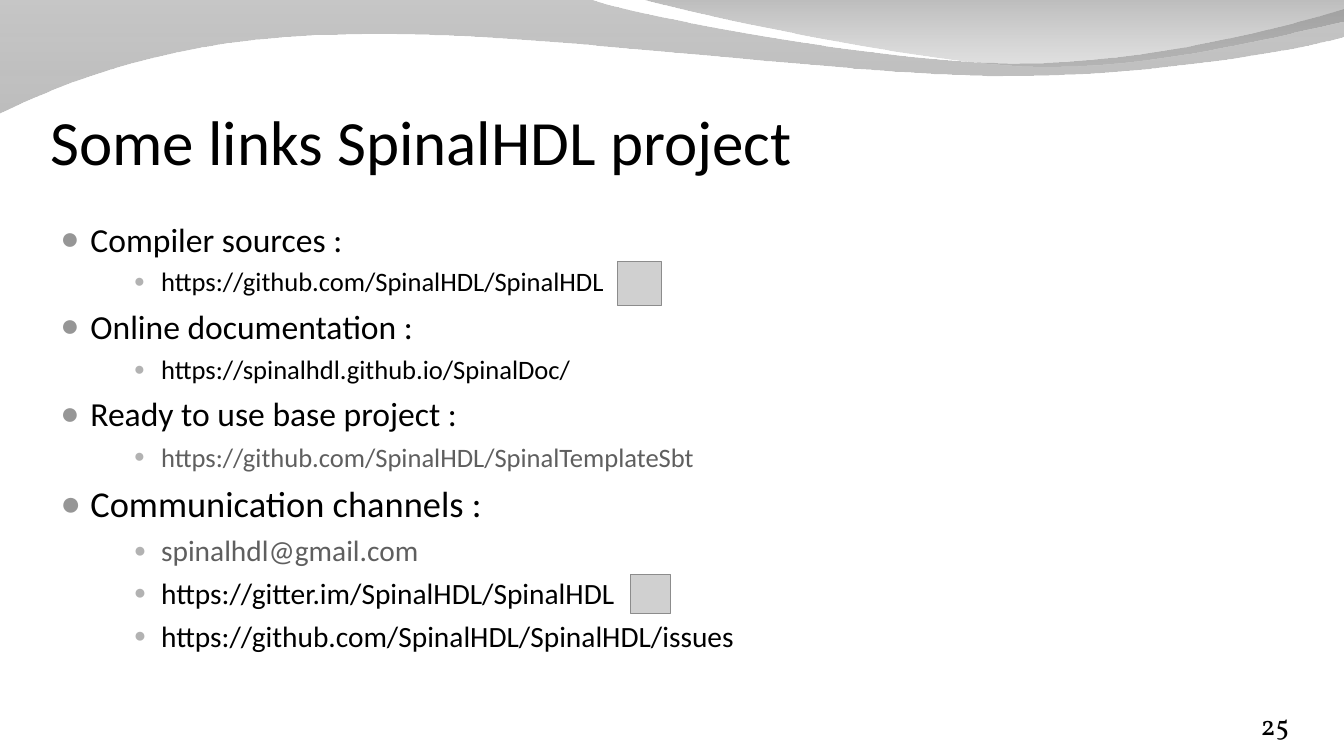
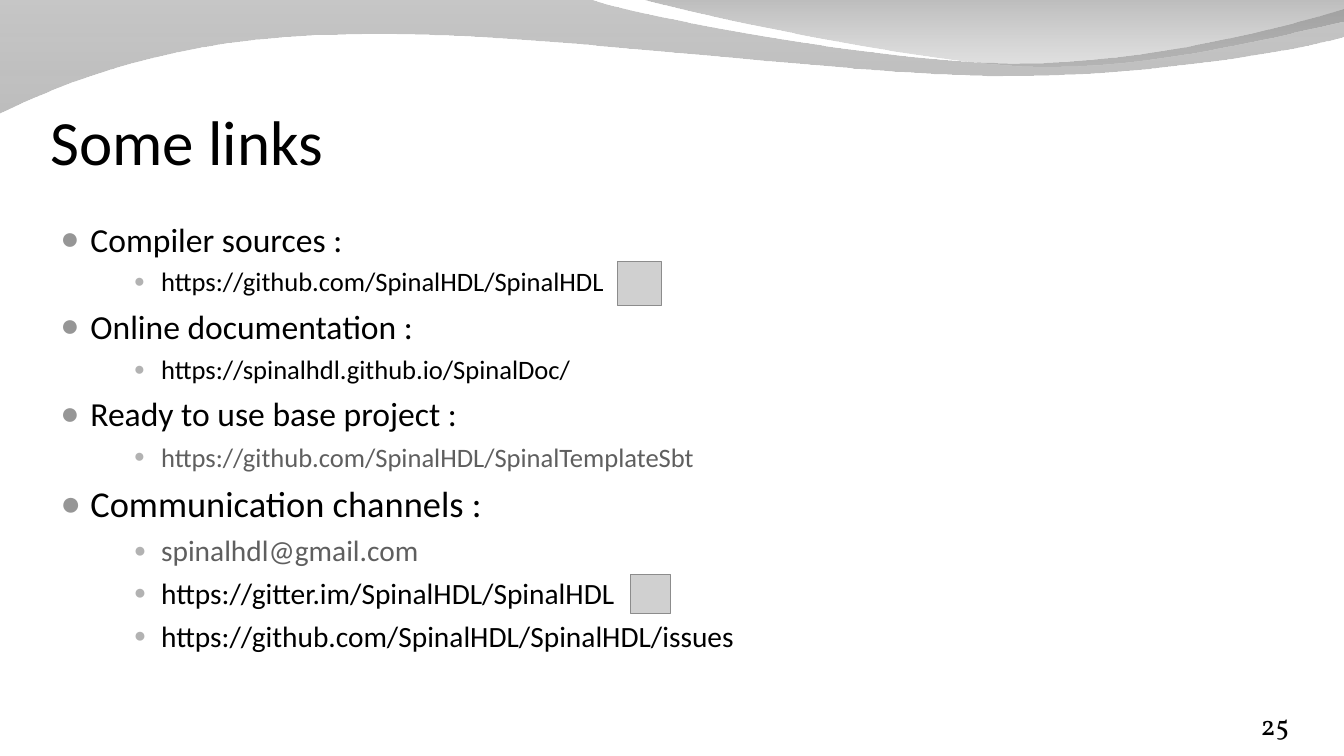
Before and after one commit to SpinalHDL/SpinalDoc, a slide deck: slide 25 of presentation/en/workshop/taste.odp. Drawn at 1344x756 pixels with LibreOffice and Linux fonts; fonts in the diff are those of the drawing; grey boxes stand for pictures; background and template pictures are left out. Boxes give left, top, right and bottom in pixels: in the first picture for what was removed or moved away, otherwise in the second. Text is boxed around its words. In the diff, an @@ line names an element or a change of style, - is before the commit and + after.

```diff
--- a/presentation/en/workshop/taste.odp
+++ b/presentation/en/workshop/taste.odp
@@ title at (50, 121, 323, 166): text changed @@
-Some links SpinalHDL project
+Some links
```
Also in this commit, not shown: 4 other slides changed, 5 other files.
